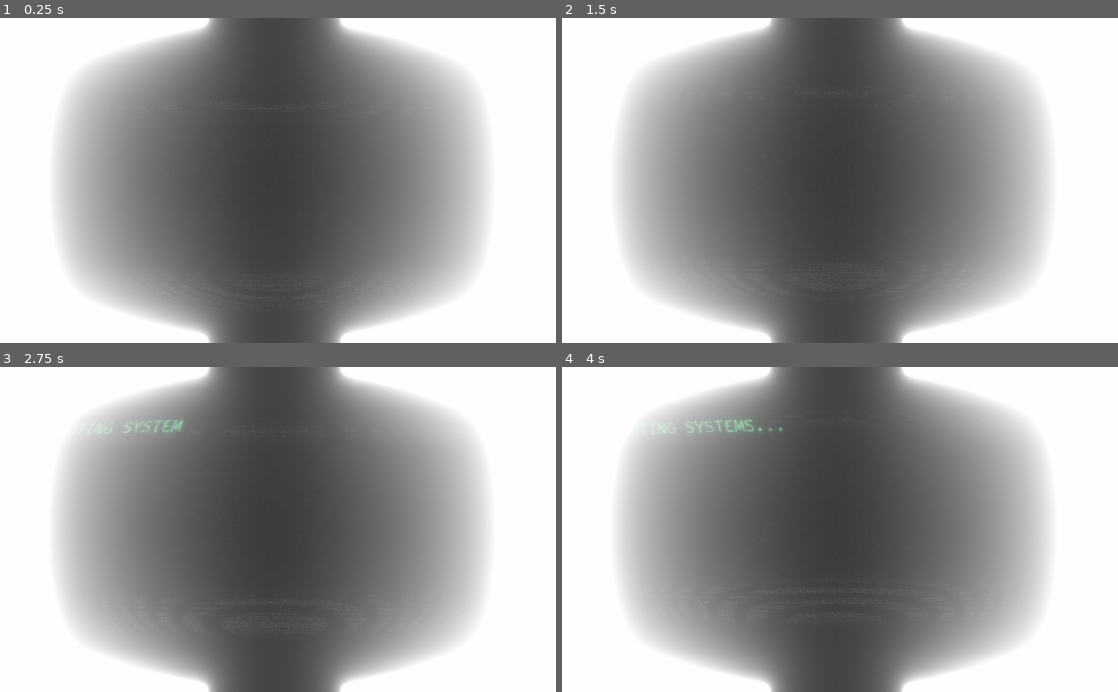
Above: before the commit, frames 1-4 (two rows, left to right).
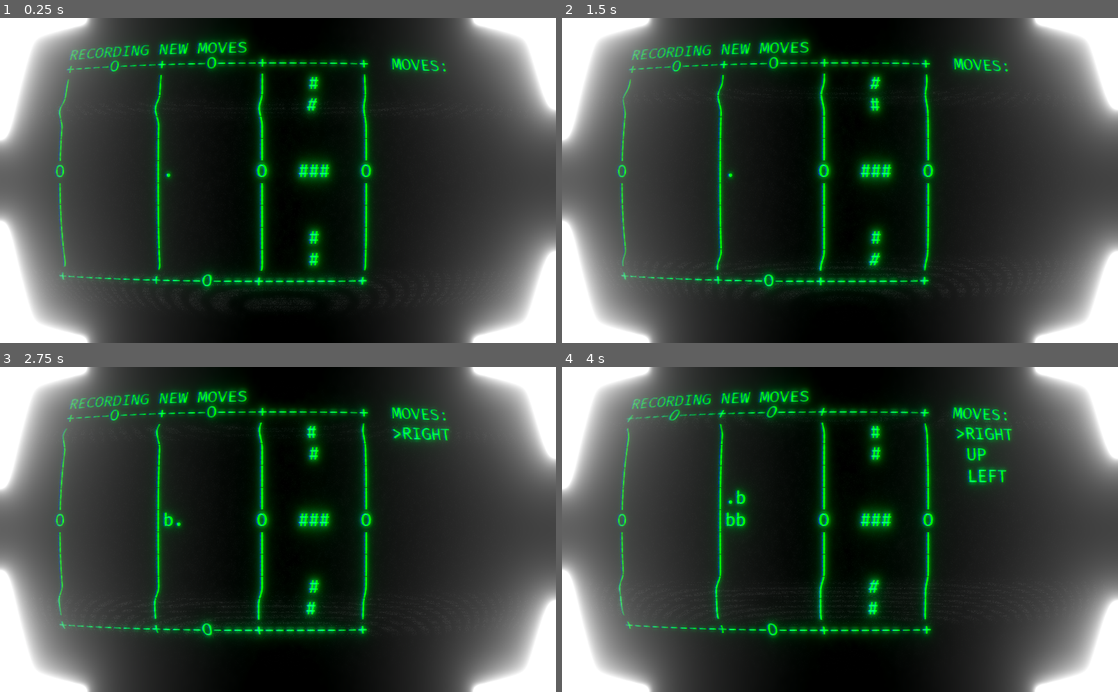
Above: after the commit, the same moments.

Repository: JakobSchauser/inversion-control
Game: Godot game, scene res://world.tscn
Two runs of this game, one before a commit and one after it. Both use one fixed random seed, a clock stepped at 60 frames per second and the inputs below.
Inputs:
- Up to frame 1 (0.25 s): no input
- Up to frame 2 (1.5 s): tap Enter (ui_accept) at 0.5, 0.77, 0.8, 1.07, 1.35 s; hold Right (ui_right) 0.53-1.28 s; tap B (b) at 0.6 s; hold Backspace (backspace) from 1.28 s (still down)
- Up to frame 3 (2.75 s): tap Enter (ui_accept) at 1.52, 1.82, 2.3 s; tap B (b) at 1.55, 2.1 s; release Backspace (backspace) at 2.03 s; hold Right (ui_right) from 2.03 s (still down)
- Up to frame 4 (4 s): release Right (ui_right) at 2.78 s; hold Up (ui_up) 2.78-3.53 s; tap B (b) at 2.85 s; tap Enter (ui_accept) at 3.02, 3.32, 3.6, 3.77 s; hold Left (ui_left) from 3.53 s (still down)

The runs differ from the first frame. In frame 1, 93% of the frame differs, in the area x 0-100%, y 0-100%; in frame 2, 93%; in frame 3, 93%; in frame 4, 93%.

Commit message:
should have done this a long time ago

Diff:
--- a/world.gd
+++ b/world.gd
@@ -22,6 +22,8 @@
 var globaldead = false
 
 
+var deletion = false
+
 var menuselectplayer = AudioStreamPlayer.new()
 var writeplayer = AudioStreamPlayer.new()
 
@@ -36,6 +38,13 @@
 var printsound = preload("sfx/computer.wav")
 
 
+
+onready var glowint = $WorldEnvironment.environment.glow_intensity
+onready var glowstr = $WorldEnvironment.environment.glow_strength
+onready var warp = $CRT.material.get_shader_param("warp_amount")
+onready var abe = $CRT.material.get_shader_param("aberration")
+
+
 onready var audio = $AudioStreamPlayer
 
 
@@ -58,6 +67,7 @@
 var transformedprintlist = []
 
 var map = []
+var time = 0
 
 var col_start = Color("#06813c")
 var col_red = Color("#e02a1d")
@@ -66,7 +76,10 @@
 
 var standon = " "
 
-var pos = Vector2(21,25)
+var pos = Vector2(31,25)
+#var endpos = Vector2(31,25-10)
+var endpos = Vector2(15,1)
+
 var gridsize = 64
 
 onready var level = $label
@@ -94,12 +107,13 @@
 	update_printlist([])
 	update_original_printlist([])
 
-	intro()
-	#imove = true
-	#running_intro = false
+	#intro()
+	imove = true
+	running_intro = false
 
 func load_level():
 	var file = File.new()
+
 
 	var first = true
 	file.open("res://map.txt", File.READ)
@@ -128,17 +142,46 @@
 func charpos(pos):
 	return pos.x + width*pos.y
 
+func get_cell(pos):
+	return Vector2(floor(pos.x / 10)*10, floor(pos.y / 10) *10)
+
+
 func drawmove(v):
+	# var d = sqrt((endpos.x - pos.x)*(endpos.x - pos.x) + (endpos.y - pos.y)*(endpos.y - pos.y))
+
+	if get_cell(pos) == get_cell(endpos):
+
+		$WorldEnvironment.environment.glow_intensity = 1.1
+		$WorldEnvironment.environment.glow_strength = 0.9
+		$CRT.material.set_shader_param("warp_amount", 5)
+		$CRT.material.set_shader_param("aberration", 0.15)
+
+
+
+	#var maxd = sqrt(10)
+	#if d <= maxd:
+	#	$WorldEnvironment.environment.glow_intensity = lerp($WorldEnvironment.environment.glow_intensity,(maxd-d)/maxd*30,0.5)
+	#	$WorldEnvironment.environment.glow_strength =  lerp($WorldEnvironment.environment.glow_strength,(maxd-d)/maxd*1.3,0.5)
+		#$CRT.material.set_shader_param("warp_amount", sqrt(maxd-d)/maxd*10 + warp)
+		#$CRT.material.set_shader_param("aberration", sqrt(maxd-d)/maxd*0.4 + abe)
+
+
+	map[endpos.y][endpos.x] = "$"
 	var t = map
+
+	if deletion:
+		standon = " "
+		deletion = false
 	t[pos.y-v.y][pos.x-v.x] = standon
 	var S = t[pos.y][pos.x]
-	if S == ".":
-		 standon = " "
-	elif S == " ":
+
+
+	if S == " ":
 		standon = "."
 	else:
 		standon = S
-	t[pos.y][pos.x] = "@"
+
+	t[pos.y][pos.x] = "."#@
 
 	var M = t
 
@@ -197,6 +240,7 @@
 	var i = 0
 	for m in moves_:
 		if dead:
+			deletion = true
 			audio.stream = deathmovesound
 		else:
 			audio.stream = walksound
@@ -211,11 +255,11 @@
 		else:
 			cursor = len(allmoves)-i
 			update_printlist(allmoves.slice(0,cursor))
-		lerpcam(m)
+		#lerpcam(m)
 		# p.position += m*gridsize
 		var pp = pos + m
 		last_spot = map[pp.y][pp.x]
-		if not map[pp.y][pp.x] in "Ob|+-":
+		if not map[pp.y][pp.x] in "#Ob|+-":
 			pos = pp
 			if not dead:
 				allmoves.append(m)
@@ -355,7 +399,7 @@
 		yield(get_tree().create_timer(time),"timeout")
 		level.visible_characters = j
 
-	print("whatt")
+	# print("whatt")
 	running_intro = false
 	imove = true
 	level.visible_characters = -1
@@ -405,8 +449,7 @@
 
 func kill_player():
 	globaldead = true
-	audio.stream = deathsound
-	audio.play()
+	play_sound(deathsound)
 	standon = " "
 	domoves(make_moves(allmoves, [REVERSE, FLIPX, FLIPY]), true)
 
@@ -466,6 +509,9 @@
 			drawmove(l*2)
 			allmoves.append(l*2)
 
+			# timer = Timer.new()
+			flick()
+
 			itemmenu = true
 			itemcursor = 0
 
@@ -484,7 +530,18 @@
 		cam.position = lerp(cam.position,campos,0.1)
 
 
+func flick():
+	itemlabel.hide()
+	yield(get_tree().create_timer(1),"timeout")
+	itemlabel.show()
+	slowwrite(itemlabel, 0.0001)
+	play_sound(menumovesound)
+
 func _process(delta):
+
+	#if Input.is_action_just_pressed("b"):
+	#	drawmove(Vector2())
+	time += delta
 	if running_intro:
 		return
 	if (Input.is_action_just_pressed("restart")):
@@ -500,12 +557,11 @@
 	elif not imove:
 		titlelabel.text = "PLAYBACK OF MOVES"
 	elif len(moves) > 19:
-		titlelabel.text = "OUT OF MEMORY"
+		titlelabel.text = "OUT OF MEMORY - PRESS BACKSPACE"
 
 
 	lerpcam(Vector2())
 	if itemmenu:
-		itemlabel.show()
 		var pt = ""
 		var i = 0
 		for it in current_items:
@@ -518,25 +574,26 @@
 			pt += cc + it + "	"
 		itemlabel.text = pt
 		update_printlist(make_moves(moves, [current_items[itemcursor]]))
-		if(Input.is_action_just_pressed("ui_left")):
-			var bf = itemcursor
-			itemcursor = max(0,itemcursor-1)
-			if bf != itemcursor:
-				audio.stream = menumovesound
-				audio.play()
-
-		elif (Input.is_action_just_pressed("ui_right")):
-			var bf = itemcursor
-			itemcursor = min(len(current_items)-1,itemcursor+1)
-			if bf != itemcursor:
-				audio.stream = menumovesound
-				audio.play()
-		elif (Input.is_action_just_pressed("ui_accept")):
-			menuselectplayer.stream = menuselectsound
-			menuselectplayer.play()
-			itemmenu = false
-			domoves(make_moves(moves, [current_items[itemcursor]]))
-			itemlabel.text = ""
+		if itemlabel.visible:
+			if(Input.is_action_just_pressed("ui_left")):
+				var bf = itemcursor
+				itemcursor = max(0,itemcursor-1)
+				if bf != itemcursor:
+					audio.stream = menumovesound
+					audio.play()
+
+			elif (Input.is_action_just_pressed("ui_right")):
+				var bf = itemcursor
+				itemcursor = min(len(current_items)-1,itemcursor+1)
+				if bf != itemcursor:
+					audio.stream = menumovesound
+					audio.play()
+			elif (Input.is_action_just_pressed("ui_accept")):
+				menuselectplayer.stream = menuselectsound
+				menuselectplayer.play()
+				itemmenu = false
+				domoves(make_moves(moves, [current_items[itemcursor]]))
+				itemlabel.text = ""
 
 
 		return
@@ -572,12 +629,12 @@
 		standon = "s"
 	elif (Input.is_action_just_pressed("backspace")):
 		audio.stream = deletesound
+		deletion = true
 		audio.play()
 		var mmm = moves.back()
 		if mmm:
 			pos -= mmm
-			if standon == ".":
-				standon = " "
+			standon = " "
 			allmoves.pop_back()
 			moves.pop_back()
 			drawmove(-mmm)
@@ -592,11 +649,11 @@
 		audio.pitch_scale = rand_range(1,1.01)
 		audio.play()
 
-		lerpcam(-2*move)
+		#lerpcam(-2*move)
 		var mv = pos + move
 
 		var goto = map[mv.y][mv.x]
-		if not goto in "b|+-." or debug:
+		if not goto in "#b|+-." or debug:
 			pos += move
 			moves.append(move)
 			allmoves.append(move)
@@ -605,4 +662,5 @@
 			update_original_printlist(moves)
 			check_for_doors(mv)
 		else:
+			lerpcam(-move*20)
 			kill_player()
--- a/world.tscn
+++ b/world.tscn
@@ -1,5 +1,6 @@
-[gd_scene load_steps=8 format=2]
-
+[gd_scene load_steps=9 format=2]
+
+[ext_resource path="res://sfx/computerhumtone.wav" type="AudioStream" id=1]
 [ext_resource path="res://world.gd" type="Script" id=2]
 [ext_resource path="res://Fira_Code_v5.2/ttf/FiraCode-Regular.ttf" type="DynamicFontData" id=4]
 
@@ -13,8 +14,7 @@
 [sub_resource type="Environment" id=11]
 background_mode = 4
 background_energy = 1.15
-tonemap_exposure = 1.3
-tonemap_white = 15.85
+tonemap_white = 15.67
 auto_exposure_scale = 0.02
 ss_reflections_fade_in = 0.0055744
 ss_reflections_depth_tolerance = 128.0
@@ -28,11 +28,13 @@
 glow_levels/6 = true
 glow_levels/7 = true
 glow_intensity = 1.16
-glow_strength = 0.84
+glow_strength = 0.75
 glow_bloom = 1.0
 glow_blend_mode = 1
 glow_hdr_scale = 3.09
 glow_bicubic_upscale = true
+adjustment_enabled = true
+adjustment_saturation = 3.41
 
 [sub_resource type="Shader" id=9]
 code = "/*
@@ -266,13 +268,14 @@
 }"
 
 [sub_resource type="ShaderMaterial" id=10]
+resource_local_to_scene = true
 shader = SubResource( 9 )
 shader_param/overlay = true
 shader_param/scanlines_opacity = 0.275
 shader_param/scanlines_width = 0.353
 shader_param/grille_opacity = 0.0
 shader_param/resolution = Vector2( 1280, 960 )
-shader_param/pixelate = true
+shader_param/pixelate = false
 shader_param/roll = true
 shader_param/roll_speed = 0.4
 shader_param/roll_size = 11.804
@@ -293,7 +296,7 @@
 script = ExtResource( 2 )
 
 [node name="Camera2D" type="Camera2D" parent="."]
-position = Vector2( 768, 352 )
+position = Vector2( 746, 337 )
 current = true
 
 [node name="label" type="RichTextLabel" parent="."]
@@ -414,9 +417,9 @@
 
 [node name="CRT" type="ColorRect" parent="."]
 material = SubResource( 10 )
-margin_left = 243.0
-margin_top = 32.0
-margin_right = 1280.0
+margin_left = 199.0
+margin_top = 2.0
+margin_right = 1300.0
 margin_bottom = 672.0
 grow_horizontal = 2
 grow_vertical = 2
@@ -425,3 +428,8 @@
 }
 
 [node name="AudioStreamPlayer" type="AudioStreamPlayer" parent="."]
+
+[node name="ambiance" type="AudioStreamPlayer" parent="."]
+stream = ExtResource( 1 )
+volume_db = -9.613
+autoplay = true
Not shown, changed: map.txt
Not shown, added: map2.txt
Not shown, added: sfx/computerhum.mp3.import
Not shown, added: sfx/computerhumtone.wav.import
Not shown, added: sfx/computerhum.mp3
Not shown, added: sfx/computerhumtone.wav
